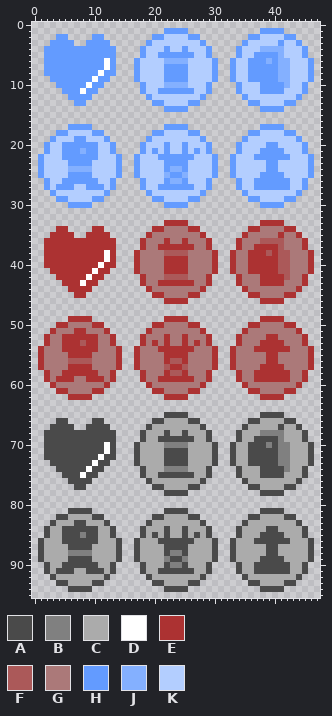
Edited in one commit: pixel-art file (Raw Content/Pieces.aseprite). The first picture shows the starting point.
48x96 pixels, 1 frame.
Palette (. is transparent): A #4a4a4a  B #808080  C #ababab  D #ffffff  E #ac3232  F #ab5959  G #ab7979  H #639bff  J #84b0ff  K #b3ceff
Pixels before, first column x 1:
 1 .....................HHHH............HHHH.....
 2 ...HH....HH........HHKKKKHH........HHKKKKHH...
 3 ..HHHH..HHHH......HKKKKKKKKH......HKKKKKHKKH..
 4 .HHHHHHHHHHHH....HKKKHKKHKKKH....HKKKJJJJKKKH.
 5 .HHHHHHHHHHHH....HKKHHHHHHKKH....HKKHHHHJKKKH.
 6 .HHHHHHHHHHDH...HKKKKJJJJKKKKH..HKKHHHJHJJKKKH
 7 .HHHHHHHHHHDH...HKKKKHHHHKKKKH..HKKHHHHHJJKKKH
 8 .HHHHHHHHHDHH...HKKKKHHHHKKKKH..HKKHHHHHJJKKKH
 9 ..HHHHHHHDHH....HKKKKHHHHKKKKH..HKKHHHHHJJKKKH
10 ...HHHHHDHH......HKKKJJJJKKKH....HKKKHHHHJKKH.
11 ....HHHDHH.......HKKHHHHHHKKH....HKKKHHHHKKKH.
12 .....HHHH.........HKKKKKKKKH......HKKKKKKKKH..
13 ......HH...........HHKKKKHH........HHKKKKHH...
14 .....................HHHH............HHHH.....
15 ..............................................
16 ..............................................
17 .....HHHH............HHHH............HHHH.....
18 ...HHKKKKHH........HHKKKKHH........HHKKKKHH...
19 ..HKKKHHKKKH......HKKKKKKKKH......HKKKKKKKKH..
20 .HKKHHHHHHKKH....HKKKHKKHKKKH....HKKKKHHKKKKH.
21 .HKKHHHJHHKKH....HKHKHKKHKHKH....HKKKHHHHKKKH.
22 HKKKHHHHHHKKKH..HKKKHHHHHHKKKH..HKKKHHHHHHKKKH
23 HKKKKHHHHKKKKH..HKKKKHHHHKKKKH..HKKKKKHHKKKKKH
24 HKKKKJJJJKKKKH..HKKKKHJJHKKKKH..HKKKKKHHKKKKKH
25 HKKKKHHHHKKKKH..HKKKKJHHJKKKKH..HKKKKHHHHKKKKH
26 .HKKHHHHHHKKH....HKKKHJJHKKKH....HKKHHHHHHKKH.
27 .HKHHHKKHHHKH....HKKHHHHHHKKH....HKKHHHHHHKKH.
28 ..HKKKKKKKKH......HKKKKKKKKH......HKKKKKKKKH..
29 ...HHKKKKHH........HHKKKKHH........HHKKKKHH...
30 .....HHHH............HHHH............HHHH.....
31 ..............................................
32 ..............................................
33 .....................EEEE............EEEE.....
34 ...EE....EE........EEGGGGEE........EEGGGGEE...
35 ..EEEE..EEEE......EGGGGGGGGE......EGGGGGEGGE..
36 .EEEEEEEEEEEE....EGGGEGGEGGGE....EGGGFFFFGGGE.
37 .EEEEEEEEEEEE....EGGEEEEEEGGE....EGGEEEEFGGGE.
38 .EEEEEEEEEEDE...EGGGGFFFFGGGGE..EGGEEEFEFFGGGE
39 .EEEEEEEEEEDE...EGGGGEEEEGGGGE..EGGEEEEEFFGGGE
40 .EEEEEEEEEDEE...EGGGGEEEEGGGGE..EGGEEEEEFFGGGE
41 ..EEEEEEEDEE....EGGGGEEEEGGGGE..EGGEEEEEFFGGGE
42 ...EEEEEDEE......EGGGFFFFGGGE....EGGGEEEEFGGE.
43 ....EEEDEE.......EGGEEEEEEGGE....EGGGEEEEGGGE.
44 .....EEEE.........EGGGGGGGGE......EGGGGGGGGE..
45 ......EE...........EEGGGGEE........EEGGGGEE...
46 .....................EEEE............EEEE.....
47 ..............................................
48 ..............................................
49 .....EEEE............EEEE............EEEE.....
50 ...EEGGGGEE........EEGGGGEE........EEGGGGEE...
51 ..EGGGEEGGGE......EGGGGGGGGE......EGGGGGGGGE..
52 .EGGEEEEEEGGE....EGGGEGGEGGGE....EGGGGEEGGGGE.
53 .EGGEEEFEEGGE....EGEGEGGEGEGE....EGGGEEEEGGGE.
54 EGGGEEEEEEGGGE..EGGGEEEEEEGGGE..EGGGEEEEEEGGGE
55 EGGGGEEEEGGGGE..EGGGGEEEEGGGGE..EGGGGGEEGGGGGE
56 EGGGGFFFFGGGGE..EGGGGEFFEGGGGE..EGGGGGEEGGGGGE
57 EGGGGEEEEGGGGE..EGGGGFEEFGGGGE..EGGGGEEEEGGGGE
58 .EGGEEEEEEGGE....EGGGEFFEGGGE....EGGEEEEEEGGE.
59 .EGEEEGGEEEGE....EGGEEEEEEGGE....EGGEEEEEEGGE.
60 ..EGGGGGGGGE......EGGGGGGGGE......EGGGGGGGGE..
61 ...EEGGGGEE........EEGGGGEE........EEGGGGEE...
62 .....EEEE............EEEE............EEEE.....
63 ..............................................
64 ..............................................
65 .....................AAAA............AAAA.....
66 ...AA....AA........AACCCCAA........AACCCCAA...
67 ..AAAA..AAAA......ACCCCCCCCA......ACCCCCACCA..
68 .AAAAAAAAAAAA....ACCCACCACCCA....ACCCBBBBCCCA.
69 .AAAAAAAAAAAA....ACCAAAAAACCA....ACCAAAABCCCA.
70 .AAAAAAAAAADA...ACCCCBBBBCCCCA..ACCAAABABBCCCA
71 .AAAAAAAAAADA...ACCCCAAAACCCCA..ACCAAAAABBCCCA
72 .AAAAAAAAADAA...ACCCCAAAACCCCA..ACCAAAAABBCCCA
73 ..AAAAAAADAA....ACCCCAAAACCCCA..ACCAAAAABBCCCA
74 ...AAAAADAA......ACCCBBBBCCCA....ACCCAAAABCCA.
75 ....AAADAA.......ACCAAAAAACCA....ACCCAAAACCCA.
76 .....AAAA.........ACCCCCCCCA......ACCCCCCCCA..
77 ......AA...........AACCCCAA........AACCCCAA...
78 .....................AAAA............AAAA.....
79 ..............................................
80 ..............................................
81 .....AAAA............AAAA............AAAA.....
82 ...AACCCCAA........AACCCCAA........AACCCCAA...
83 ..ACCCAACCCA......ACCCCCCCCA......ACCCCCCCCA..
84 .ACCAAAAAACCA....ACCCACCACCCA....ACCCCAACCCCA.
85 .ACCAAABAACCA....ACACACCACACA....ACCCAAAACCCA.
86 ACCCAAAAAACCCA..ACCCAAAAAACCCA..ACCCAAAAAACCCA
87 ACCCCAAAACCCCA..ACCCCAAAACCCCA..ACCCCCAACCCCCA
88 ACCCCBBBBCCCCA..ACCCCABBACCCCA..ACCCCCAACCCCCA
89 ACCCCAAAACCCCA..ACCCCBAABCCCCA..ACCCCAAAACCCCA
90 .ACCAAAAAACCA....ACCCABBACCCA....ACCAAAAAACCA.
91 .ACAAACCAAACA....ACCAAAAAACCA....ACCAAAAAACCA.
92 ..ACCCCCCCCA......ACCCCCCCCA......ACCCCCCCCA..
93 ...AACCCCAA........AACCCCAA........AACCCCAA...
94 .....AAAA............AAAA............AAAA.....
New version:
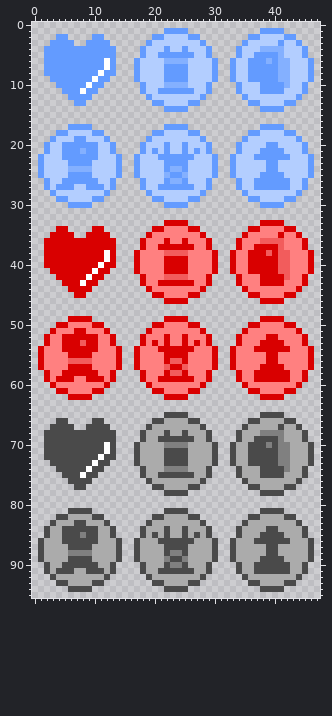
The edit:
layer "Red/Flattened" added
layer "Red/Red Heart" removed
layer "Red/Red Rook" removed
layer "Red/Red Pawn" removed
layer "Red/Red Knight" removed
layer "Red/Red Queen" removed
layer "Red/Red Bishop" removed
colour E: #ac3232 -> #d90000
colour F: #ab5959 -> #f25c5c
colour G: #ab7979 -> #ff8080
Changed places in both pictures, as pixel boxes (x1, y1, x2, y2):
changed: (38, 220, 314, 400)
